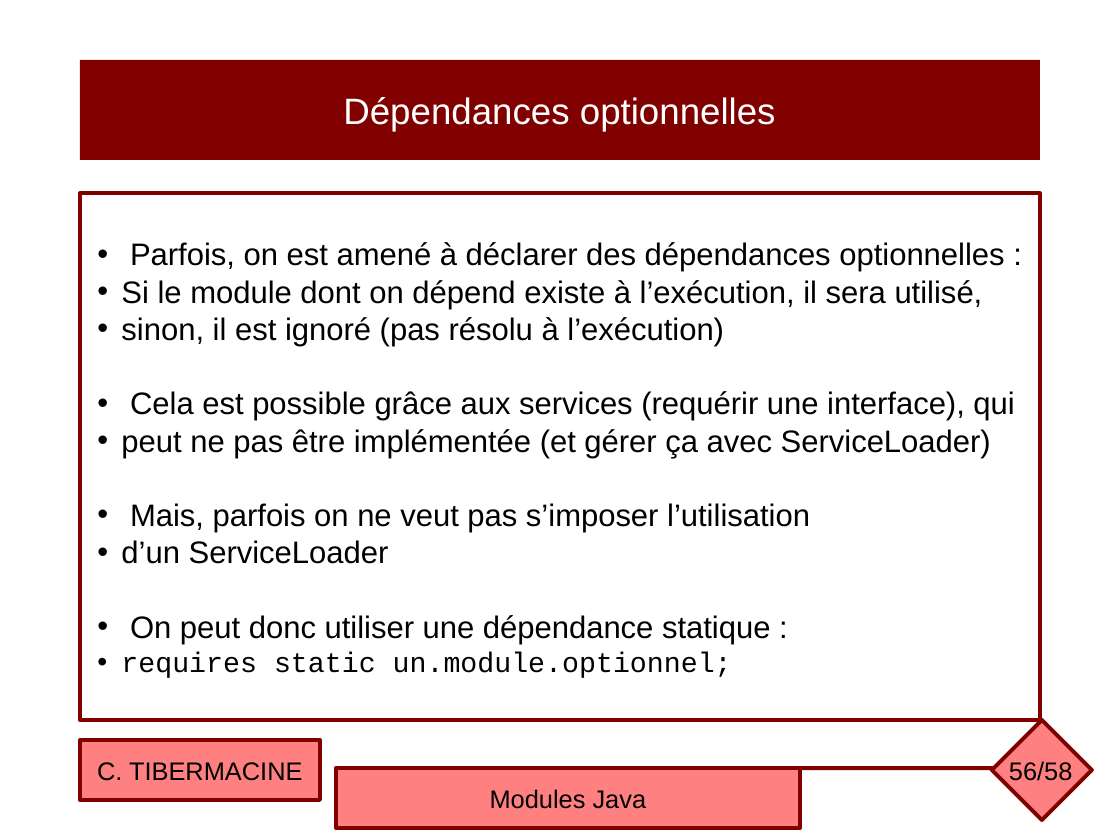
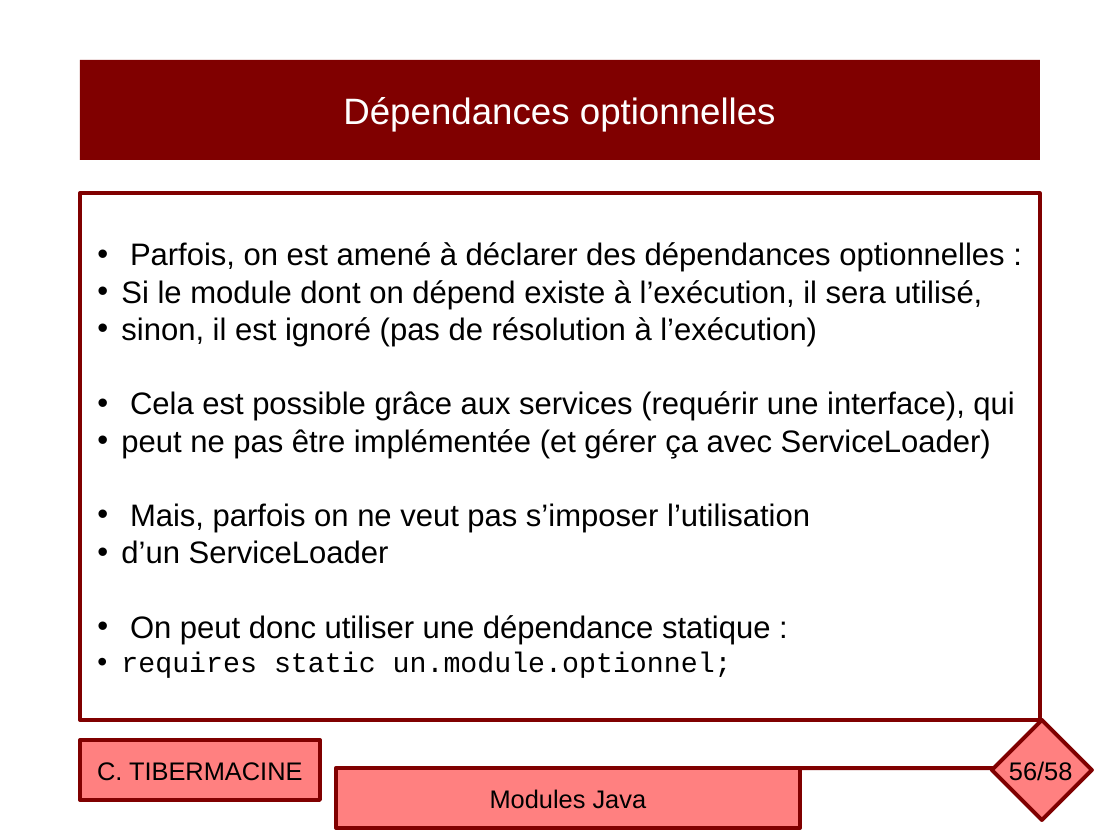
Before and after one commit to ctiber/composants, a slide deck: slide 56 of cours/cours6.odp. Drawn at 1120x840 pixels with LibreOffice and Linux fonts; fonts in the diff are those of the drawing. Boxes give left, top, right and bottom in pixels: in the first picture for what was removed or moved away, otherwise in the second. Text is boxed around its words. In the diff, an @@ line names an element or a change of style, - is before the commit and + after.

```diff
--- a/cours/cours6.odp
+++ b/cours/cours6.odp
@@ text in rectangle at [121, 317, 817, 346]: text changed @@
-• sinon, il est ignoré (pas résolu à l’exécution)
+• sinon, il est ignoré (pas de résolution à l’exécution)
```
Also in this commit, not shown: 11 other slides changed, 1 other file.
